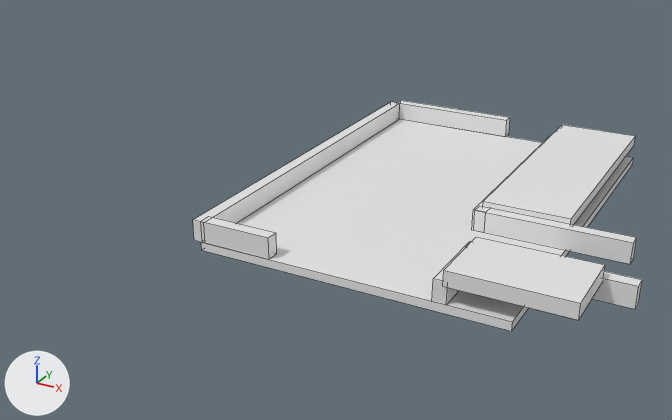
A saved change to the Blender file Assets/Models/Rooms/Lower_Room.blend.
Before and after are seen from a 50 mm lens placed at (18.1, -39.6, 18.0), pointed at (-2.9, -1.5, -1.1). Every picture has the same lights, and +X, +Y and +Z are marked at lower left. Mesh edges are drawn as thin lines.

Objects in the first picture: 'Floor-col', 'void_1', 'void_2', 'wall_1-col', 'wall_2-col', 'wall_3-col', 'wall_4-col', 'wall_5-col', 'wall_6-col'.
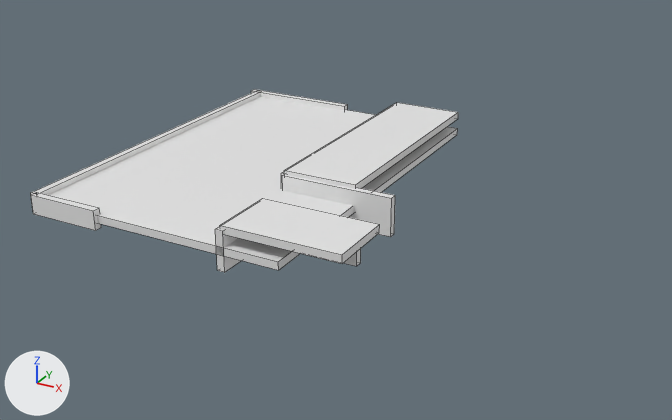
Boxes [x1, y1, x2, y2] around the edits, measured in the pictures (672 x 420 px):
'Floor-col', moved, rescaled (18% shorter)
    before: [201, 119, 634, 331]
    after: [49, 97, 458, 270]
'void_2', moved, rescaled (14% wider, 13% shorter)
    before: [483, 125, 636, 225]
    after: [284, 102, 458, 189]
'void_1', moved, rescaled (20% shorter)
    before: [443, 237, 605, 320]
    after: [220, 198, 380, 264]
'wall_2-col', moved, rescaled
    before: [193, 102, 399, 242]
    after: [31, 91, 261, 195]
'wall_6-col', moved, rescaled (26% narrower, 12% taller)
    before: [484, 208, 637, 264]
    after: [282, 174, 395, 237]
'wall_3-col', moved, rescaled (8% narrower, 9% shorter)
    before: [201, 217, 277, 259]
    after: [31, 192, 101, 230]
'wall_1-col', moved, rescaled
    before: [397, 100, 510, 137]
    after: [251, 89, 348, 111]
'wall_5-col', moved, rescaled
    before: [466, 241, 642, 309]
    after: [344, 248, 361, 266]
'wall_4-col', moved, rescaled
    before: [432, 242, 471, 305]
    after: [215, 226, 241, 272]

The change, as a diff of the scene's bpy script:
```diff
--- a/Assets/Models/Rooms/Lower_Room.blend.py
+++ b/Assets/Models/Rooms/Lower_Room.blend.py
@@ ob_floor_col @@
 ob_floor_col = bpy.data.objects.new('Floor-col', me_cube_001)
-ob_floor_col.location = (2.139, 0.0, 0.0)
-ob_floor_col.scale = (7.14, 10.0, 0.2)
+ob_floor_col.parent = ob_empty
+ob_floor_col.location = (-8.0, 0.0, 0.0)
+ob_floor_col.scale = (7.0, 10.0, 0.2)
@@ ob_void_2 @@
 ob_void_2 = bpy.data.objects.new('void_2', me_cube_008)
-ob_void_2.location = (7.21, 3.787, 1.158)
-ob_void_2.scale = (2.01, 6.22, 0.264)
+ob_void_2.parent = ob_empty
+ob_void_2.location = (-3.0, 3.5, 1.0)
+ob_void_2.scale = (2.0, 6.5, 0.2)
@@ ob_void_1 @@
 ob_void_1 = bpy.data.objects.new('void_1', me_cube_009)
-ob_void_1.location = (9.086, -8.361, 1.346)
-ob_void_1.scale = (2.62, 1.7, 0.344)
+ob_void_1.parent = ob_empty
+ob_void_1.location = (-1.0, -8.2, 1.0)
+ob_void_1.scale = (3.0, 1.7, 0.2)
@@ ob_wall_1_col @@
 ob_wall_1_col = bpy.data.objects.new('wall_1-col', me_cube_002)
-ob_wall_1_col.location = (-1.5, 10.24, 0.7)
-ob_wall_1_col.scale = (3.5, 0.3, 0.5)
+ob_wall_1_col.parent = ob_empty
+ob_wall_1_col.location = (-12.0, 10.0, 0.0)
+ob_wall_1_col.scale = (3.5, 0.2, 0.5)
@@ ob_wall_6_col @@
 ob_wall_6_col = bpy.data.objects.new('wall_6-col', me_cube_004)
-ob_wall_6_col.location = (8.531, -2.694, 0.656)
-ob_wall_6_col.scale = (3.5, 0.3, 0.5)
+ob_wall_6_col.location = (-2.0, -3.0, 0.0)
+ob_wall_6_col.scale = (3.0, 0.2, 1.0)
@@ ob_wall_5_col @@
 ob_wall_5_col = bpy.data.objects.new('wall_5-col', me_cube_005)
-ob_wall_5_col.location = (9.561, -6.475, 0.675)
-ob_wall_5_col.scale = (3.5, 0.3, 0.5)
+ob_wall_5_col.location = (-1.5, -6.5, 0.0)
+ob_wall_5_col.scale = (2.5, 0.2, 1.0)
@@ ob_wall_4_col @@
 ob_wall_4_col = bpy.data.objects.new('wall_4-col', me_cube_006)
-ob_wall_4_col.location = (6.315, -8.102, 0.675)
+ob_wall_4_col.location = (-4.0, -8.2, 0.0)
 ob_wall_4_col.rotation_euler = (0.0, 0.0, 1.571)  # degrees (0, 0, 90)
-ob_wall_4_col.scale = (1.88, 0.3, 0.5)
+ob_wall_4_col.scale = (1.8, 0.2, 1.0)
@@ ob_wall_3_col @@
 ob_wall_3_col = bpy.data.objects.new('wall_3-col', me_cube_005)
-ob_wall_3_col.location = (-3.226, -9.666, 0.695)
-ob_wall_3_col.scale = (1.75, 0.3, 0.5)
+ob_wall_3_col.location = (-13.0, -10.0, 0.0)
+ob_wall_3_col.scale = (2.0, 0.2, 0.5)
@@ ob_wall_2_col @@
 ob_wall_2_col = bpy.data.objects.new('wall_2-col', me_cube_007)
-ob_wall_2_col.location = (-5.12, 0.0347, 0.66)
+ob_wall_2_col.location = (-15.0, 0.0, 0.0)
 ob_wall_2_col.rotation_euler = (0.0, 0.0, 1.571)  # degrees (0, 0, 90)
-ob_wall_2_col.scale = (9.99, 0.3, 0.5)
+ob_wall_2_col.scale = (10.0, 0.2, 0.5)
@@ ob_empty @@
+ob_empty = bpy.data.objects.new('Empty', None)
+ob_empty.location = (0.0, 0.0, 0.0)
```
